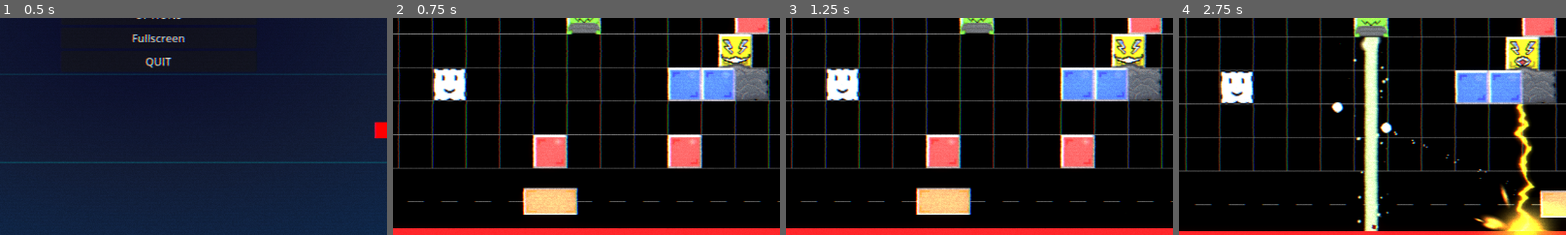
Above: before the commit, frames 1-4 (left to right).
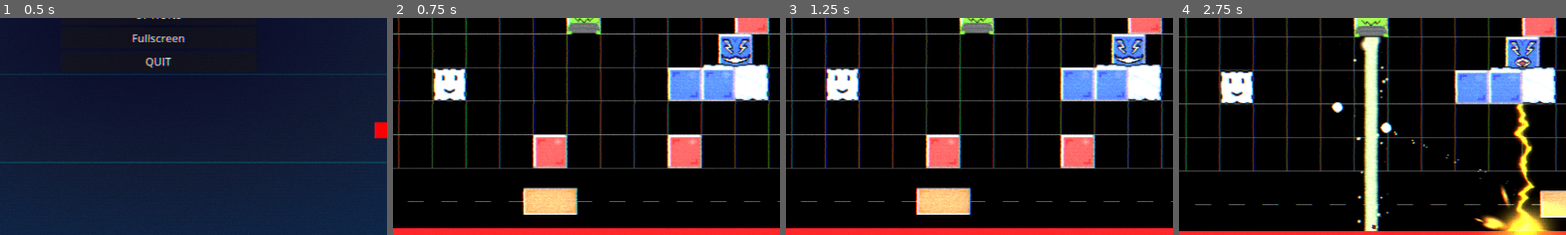
Above: after the commit, the same moments.

Repository: Nicheen/NotPong2025
Game: Godot game, scene res://scenes/menus/main_menu.tscn
The game is run twice, just before and just after one commit, with the same random seed, the same clock (stepped at 60 frames per second) and the same inputs. Sound files missing from this copy of the repository are replaced by a short silence.
Inputs (mouse positions are % of the whole screen's width and height, from its top left):
- Up to frame 1 (0.5 s): no input
- Up to frame 2 (0.75 s): click "START GAME" at 0.5 s
- Up to frame 3 (1.25 s): no input
- Up to frame 4 (2.75 s): tap Enter (ui_accept) at 1.25, 1.52, 2.27 s; move the mouse to (72, 45) at 1.27 s; hold D (move_right) 1.28-2.03 s; hold Shift (dash) 1.28-2.03 s; move the mouse to (30, 55) at 2.02 s; hold S (teleport_down) from 2.03 s (still down); click (30, 55) at 2.1 s
The pictures show only the part of the screen within x 30-80%, y 50-100%; the shares and areas given below are measured in that part.

Frame 1 is identical in both runs. In frame 2, 2.6% of the frame differs, in the area x 79-98%, y 8-39%; in frame 3, 2.6%; in frame 4, 2.7%, in the area x 80-98%, y 9-40%.

Commit message:
Boss2 sprites

Diff:
--- a/NOTPONG/scenes/obj/blocks/block_thunder.gd
+++ b/NOTPONG/scenes/obj/blocks/block_thunder.gd
@@ -1,8 +1,8 @@
 extends StaticBody2D
 
 # Block settings
-@export var max_health: int = 30  # 3-hit kill (10 damage per hit)
-@export var score_value: int = 30  # Increased score for larger block
+@export var max_health: int = 100  # 3-hit kill (10 damage per hit)
+@export var score_value: int = 300  # Increased score for larger block
 @export var enemy_type: String = "thunder"
 
 # Thunder settings
@@ -18,12 +18,16 @@
 
 # Textures for different states - adjust paths as needed
 var textures = {
-	"normal": preload("res://images/BlockThunder.png"),
-	"attack": preload("res://images/BlockThunderAttack.png"),
-	"crack1": preload("res://images/BlockThunderCrack1.png"),
-	"crack2": preload("res://images/BlockThunderCrack2.png"),
-	"attack_crack1": preload("res://images/BlockThunderAttackCrack1.png"),
-	"attack_crack2": preload("res://images/BlockThunderAttackCrack2.png")
+	"normal": preload("res://images/Boss2.png"),
+	"crack1": preload("res://images/Boss2Cracked1.png"),
+	"crack2": preload("res://images/Boss2Cracked2.png"),
+	"crack3": preload("res://images/Boss2Cracked3.png"),
+	"crack4": preload("res://images/Boss2Cracked4.png"),
+	"attack": preload("res://images/Boss2Attack.png"),
+	"attack_crack1": preload("res://images/Boss2Attack1.png"),
+	"attack_crack2": preload("res://images/Boss2Attack2.png"),
+	"attack_crack3": preload("res://images/Boss2Attack3.png"),
+	"attack_crack4": preload("res://images/Boss2Attack4.png")
 }
 
 # State variables
@@ -140,23 +144,30 @@
 	# Determine texture based on health and thunder state
 	var texture_key = "normal"
 
-	# Health states: 30hp = normal, 20hp = crack1, 10hp = crack2, 0hp = dead
 	if thunder_active:
 		# Thunder is active - use attack versions
-		if current_health > 20:  # 30-21 hp = normal attack
+		if current_health > 80:
 			texture_key = "attack"
-		elif current_health > 10:  # 20-11 hp = crack1 attack
+		elif current_health > 60:
 			texture_key = "attack_crack1"
-		else:  # 10-1 hp = crack2 attack
+		elif current_health > 40:
 			texture_key = "attack_crack2"
+		elif current_health > 20:
+			texture_key = "attack_crack3"
+		else:
+			texture_key = "attack_crack4"
 	else:
 		# Thunder is inactive - use normal versions
-		if current_health > 20:  # 30-21 hp = normal
+		if current_health > 80:
 			texture_key = "normal"
-		elif current_health > 10:  # 20-11 hp = crack1
+		elif current_health > 60:
 			texture_key = "crack1"
-		else:  # 10-1 hp = crack2
+		elif current_health > 40:
 			texture_key = "crack2"
+		elif current_health > 20:
+			texture_key = "crack3"
+		else:
+			texture_key = "crack4"
 
 	if textures.has(texture_key):
 		sprite.texture = textures[texture_key]
--- a/NOTPONG/scenes/obj/blocks/block_thunder.tscn
+++ b/NOTPONG/scenes/obj/blocks/block_thunder.tscn
@@ -1,7 +1,7 @@
 [gd_scene load_steps=6 format=3 uid="uid://bqmoskdr4j5ub"]
 
 [ext_resource type="Script" uid="uid://d4h23pb1vxo1s" path="res://scenes/obj/blocks/block_thunder.gd" id="1_cocgj"]
-[ext_resource type="Texture2D" uid="uid://ryq0732d653j" path="res://images/BlockThunder.png" id="2_cocgj"]
+[ext_resource type="Texture2D" uid="uid://5mgx8wwvlb5" path="res://images/Boss2.png" id="2_cocgj"]
 [ext_resource type="PackedScene" uid="uid://b4npt30yvwa8q" path="res://effects/thunder.tscn" id="3_cocgj"]
 
 [sub_resource type="RectangleShape2D" id="RectangleShape2D_5u526"]
Not shown: 1 places in NOTPONG/default_bus_layout.tres that only renumber resources
Binary file added: NOTPONG/images/Boss2.png
Binary file added: NOTPONG/images/Boss2Attack.png
Binary file added: NOTPONG/images/Boss2Attack1.png
Binary file added: NOTPONG/images/Boss2Attack2.png
Binary file added: NOTPONG/images/Boss2Attack3.png
Binary file added: NOTPONG/images/Boss2Attack4.png
Binary file added: NOTPONG/images/Boss2Cracked1.png
Binary file added: NOTPONG/images/Boss2Cracked2.png
Binary file added: NOTPONG/images/Boss2Cracked3.png
Binary file added: NOTPONG/images/Boss2Cracked4.png
Not shown: 1 places in NOTPONG/scenes/obj/Enemy.tscn that only renumber resources
(and 2 more such lines)
